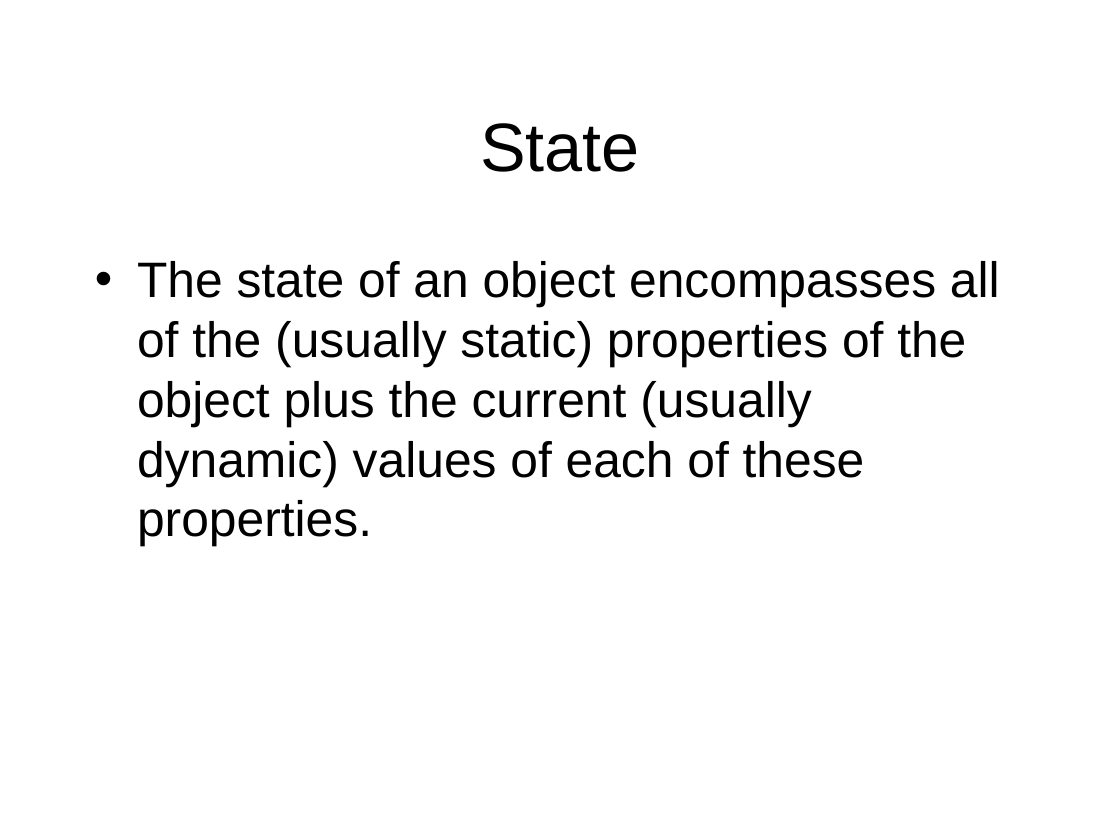
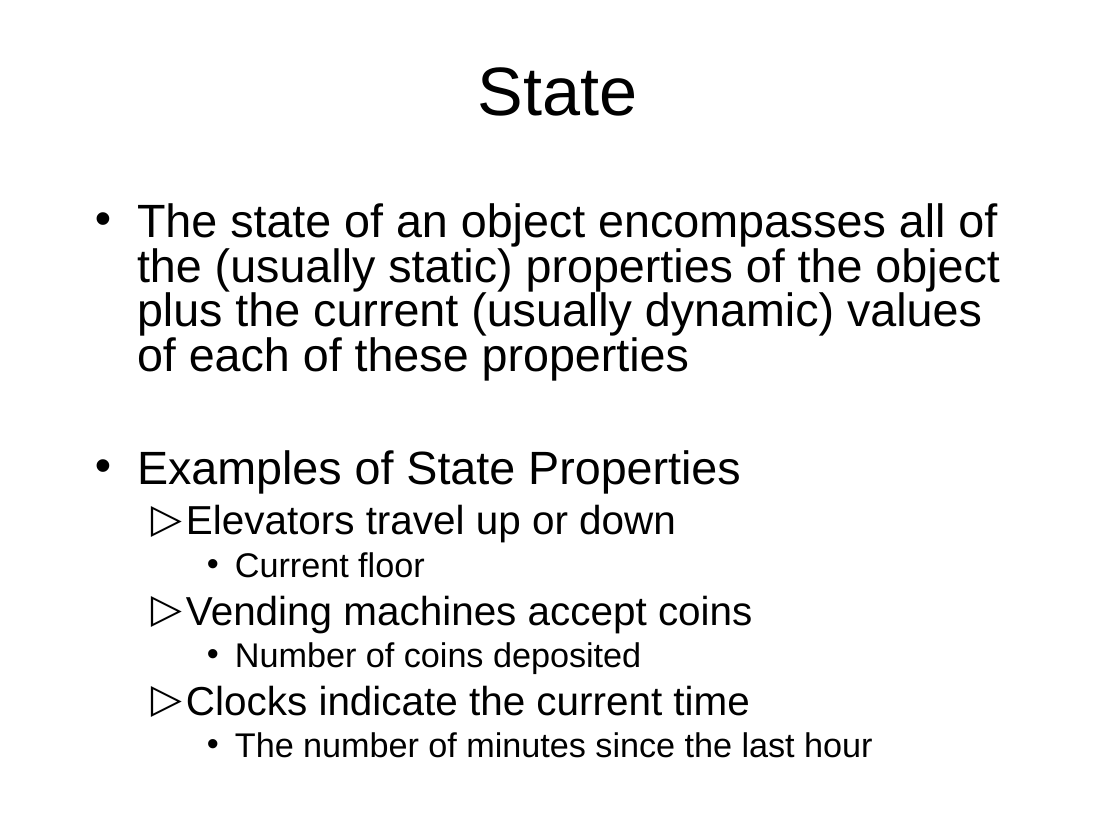
Before and after one commit to octaviordz/zjnu2017.github.io, a slide deck: slide 16 of OOAD/lectures/040--Classes.and.Objects.ppt. Drawn at 1120x840 pixels with LibreOffice and Linux fonts; fonts in the diff are those of the drawing. Boxes give left, top, right and bottom in pixels: in the first picture for what was removed or moved away, otherwise in the second. Text is boxed around its words. In the diff, an @@ line names an element or a change of style, - is before the commit and + after.

```diff
--- a/OOAD/lectures/040--Classes.and.Objects.ppt
+++ b/OOAD/lectures/040--Classes.and.Objects.ppt
@@ title "State": place and size @@
-title "State" at [480, 123, 640, 172]
+title "State" at [478, 67, 638, 116]
@@ text at [137, 203, 999, 758]: text changed; size 32 to 30 pt @@
-• The state of an object encompasses all of the (usually static) properties of the object plus the current (usually dynamic) values of each of these properties.
+• The state of an object encompasses all of the (usually static) properties of the object plus the current (usually dynamic) values of each of these properties
+• Examples of State Properties
+  ▷ Elevators travel up or down
+    • Current floor
+  ▷ Vending machines accept coins
+    • Number of coins deposited
+  ▷ Clocks indicate the current time
+    • The number of minutes since the last hour
```
Also in this commit, not shown: 10 other slides changed, 27 slides added, 1 other file.
